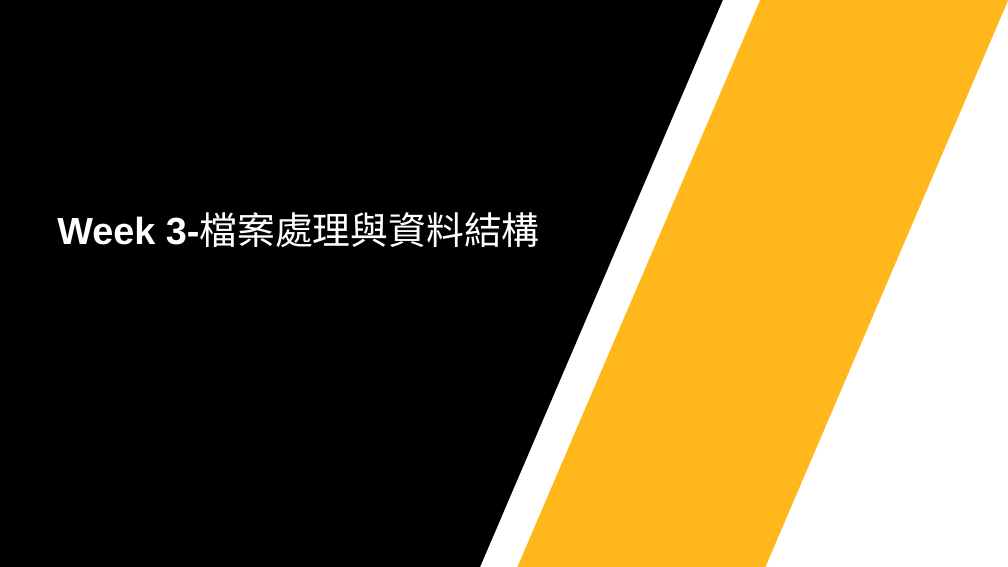
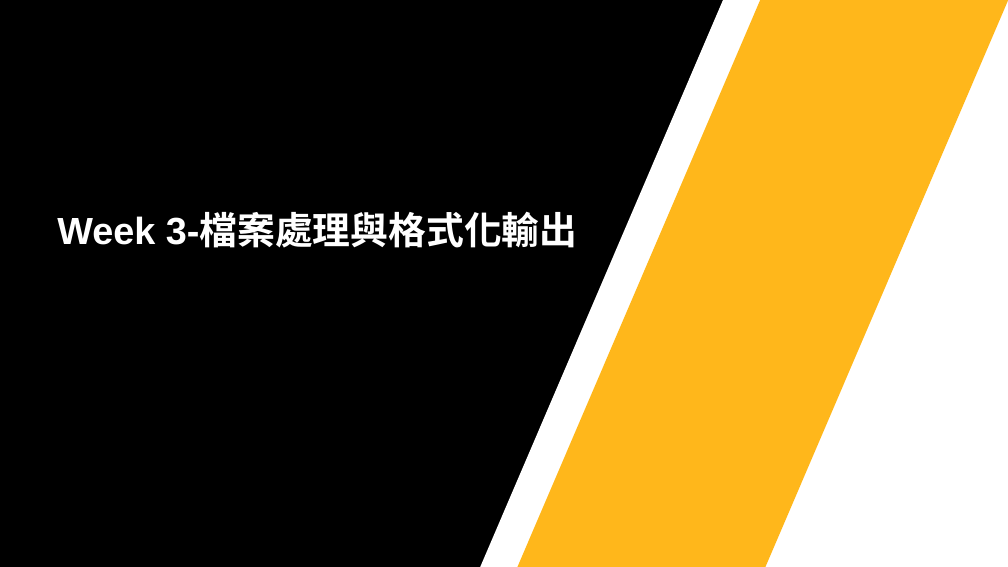
Before and after one commit to Jerrick-cheng/AEDT-Automation-Camp, a slide deck: slide 1 of 上課教材/Week3.pptx. Drawn at 1008x567 pixels with LibreOffice and Linux fonts; fonts in the diff are those of the drawing; background and template pictures are left out. Boxes give left, top, right and bottom in pixels: in the first picture for what was removed or moved away, otherwise in the second. Text is boxed around its words. In the diff, an @@ line names an element or a change of style, - is before the commit and + after.

```diff
--- a/上課教材/Week3.pptx
+++ b/上課教材/Week3.pptx
@@ text at bbox=[57, 215, 578, 252]: text changed; bold on @@
-Week 3-檔案處理與資料結構
+Week 3-檔案處理與格式化輸出
```
Also in this commit, not shown: 7 other slides changed, 3 slides added, 3 slides removed, 2 other files.
